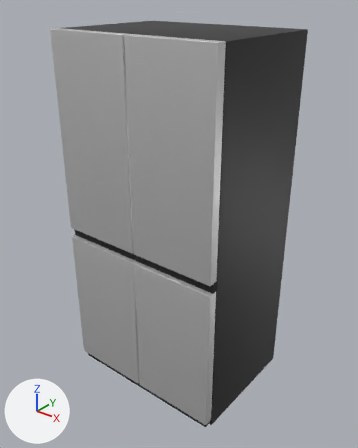
Renders of the glTF model apps/web/models/products/G646SVV031.glb from each side of a commit.
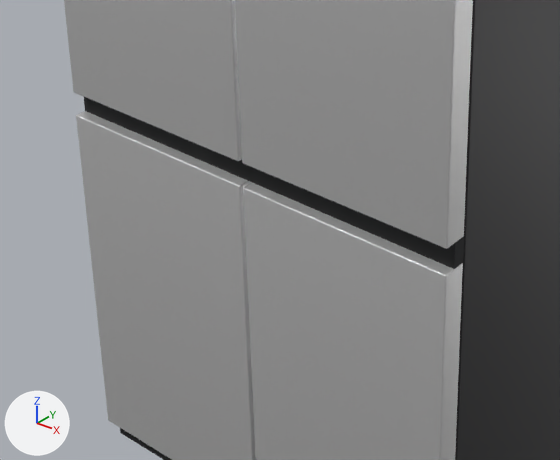
Each version is shown whole from a 50 mm lens placed at (1.481, -1.851, 2.043), pointed at (0.009, -0.01, 0.902), then close up on the part from 12% to 70% of the width and 43% to 82% of the height. The axes (+X, +Y, +Z) are drawn at lower left. The lights are the same throughout. The first two pictures are the older version. Where no turn or scale is listed for an object, it has been applied to the vertices.

Before the edit, the objects in view are built like this:
```python
me_door_1_upper_right = bpy.data.meshes.new('door_1_upper_right')
me_door_1_upper_right.from_pydata(...)  # 320 vertices, 636 faces; spans x 0.004..0.456, y -0.355..-0.305, z 0.867..1.86
me_door_1_upper_right.materials.append(mat_finish)
me_door_2_lower_left = bpy.data.meshes.new('door_2_lower_left')
me_door_2_lower_left.from_pydata(...)  # 320 vertices, 636 faces; spans x -0.456..-0.004, y -0.355..-0.305, z 0.04..0.817
me_door_2_lower_left.materials.append(mat_finish)
me_trim_grip_groove = bpy.data.meshes.new('trim_grip_groove')
me_trim_grip_groove.from_pydata(...)  # a box spanning x -0.455..0.455, y -0.33..-0.305, z 0.817..0.867
me_trim_grip_groove.materials.append(mat_trim_001)  # black #17181a
ob_door_1_upper_right = bpy.data.objects.new('door_1_upper_right', me_door_1_upper_right)
ob_door_1_upper_right.location = (0.0, 0.0, 0.0)
ob_door_2_lower_left = bpy.data.objects.new('door_2_lower_left', me_door_2_lower_left)
ob_door_2_lower_left.location = (0.0, 0.0, 0.0)
ob_trim_grip_groove = bpy.data.objects.new('trim_grip_groove', me_trim_grip_groove)
ob_trim_grip_groove.location = (0.0, 0.0, 0.0)
# also in view: 'door_3_lower_right' at (0.23, -0.33, 0.429); 'body' at (0.0, 0.02, 0.93); 'door_0_upper_left' at (-0.23, -0.33, 1.364)
```
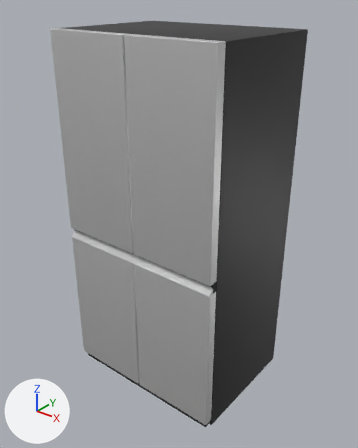
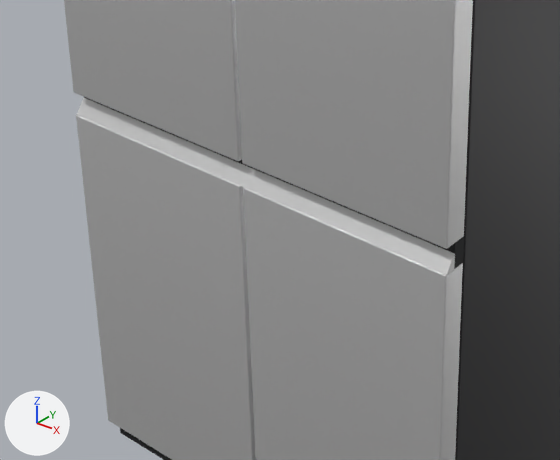
The change, as JSON lines over the scene's bpy script:
```json
{"op": "add", "block": "me_door_grip_lip", "code": ["me_door_grip_lip = bpy.data.meshes.new('door_grip_lip')", "me_door_grip_lip.from_pydata(...)  # 6 vertices, 8 faces; spans x -0.455..0.455, y -0.352..-0.33, z 0.817..0.847", "me_door_grip_lip.materials.append(mat_finish)"]}
{"op": "add", "block": "ob_door_grip_lip", "code": ["ob_door_grip_lip = bpy.data.objects.new('door_grip_lip', me_door_grip_lip)", "ob_door_grip_lip.location = (0.0, 0.0, 0.0)"]}
```

Pixel boxes (x1, y1, x2, y2) of what changed, in the close-ups (560 x 460 px):
```json
{"object": "door_grip_lip", "change": "added", "after": [77, 98, 455, 275]}
{"object": "trim_grip_groove", "change": "unchanged, covered by the edit", "before": [84, 97, 464, 269], "after": [84, 97, 464, 269]}
```
